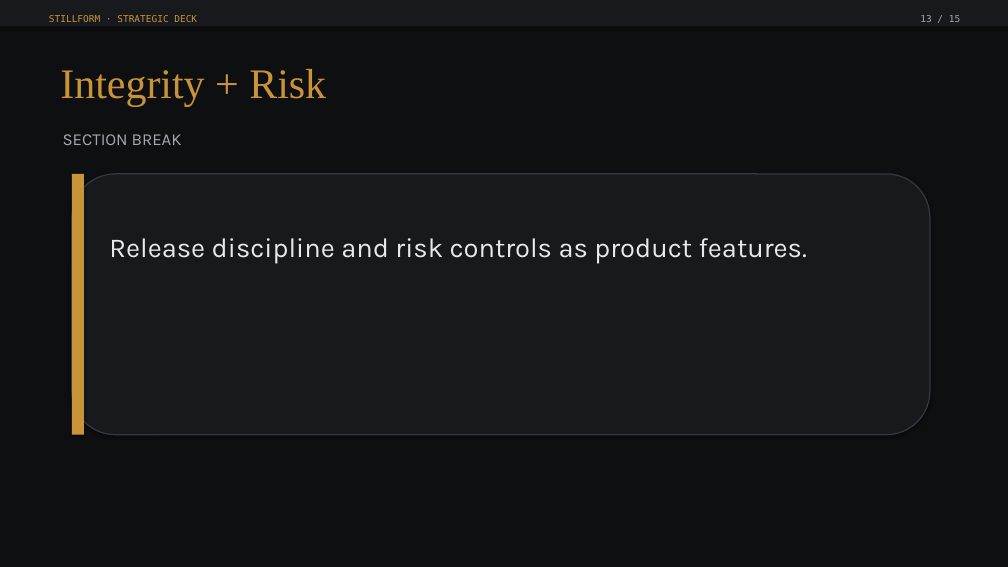
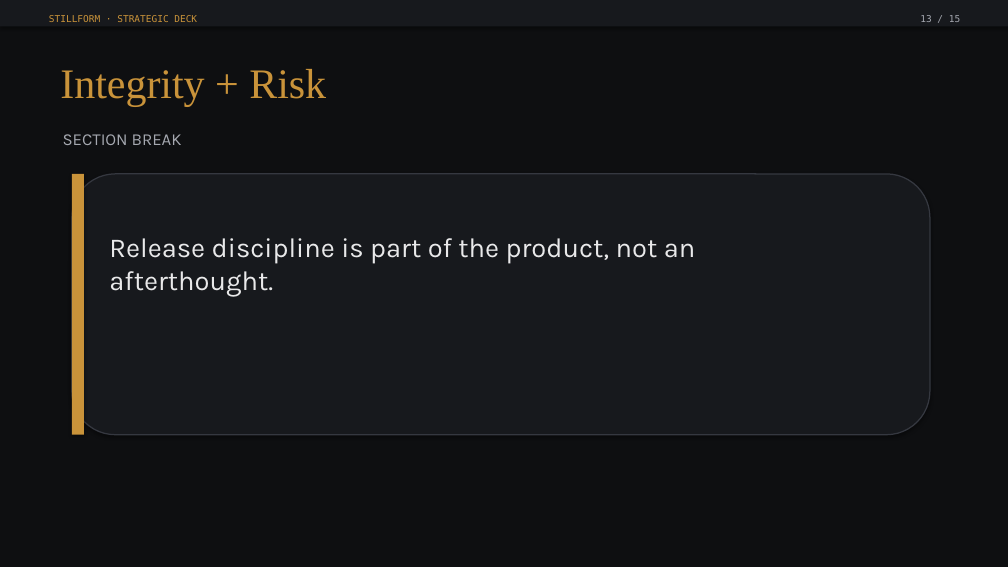
Before and after one commit to EmberEnterprises/Stillform, a slide deck: slide 13 of public/Stillform_Strategic_Overview.pptx. Drawn at 1008x567 pixels with LibreOffice and Linux fonts; fonts in the diff are those of the drawing. Boxes give left, top, right and bottom in pixels: in the first picture for what was removed or moved away, otherwise in the second. Text is boxed around its words. In the diff, an @@ line names an element or a change of style, - is before the commit and + after.

```diff
--- a/public/Stillform_Strategic_Overview.pptx
+++ b/public/Stillform_Strategic_Overview.pptx
@@ text at (x1=109, y1=238, x2=695, y2=297): text changed @@
-Release discipline and risk controls as product features.
+Release discipline is part of the product, not an afterthought.
```
Also in this commit, not shown: 6 other slides changed, 1 other file.
